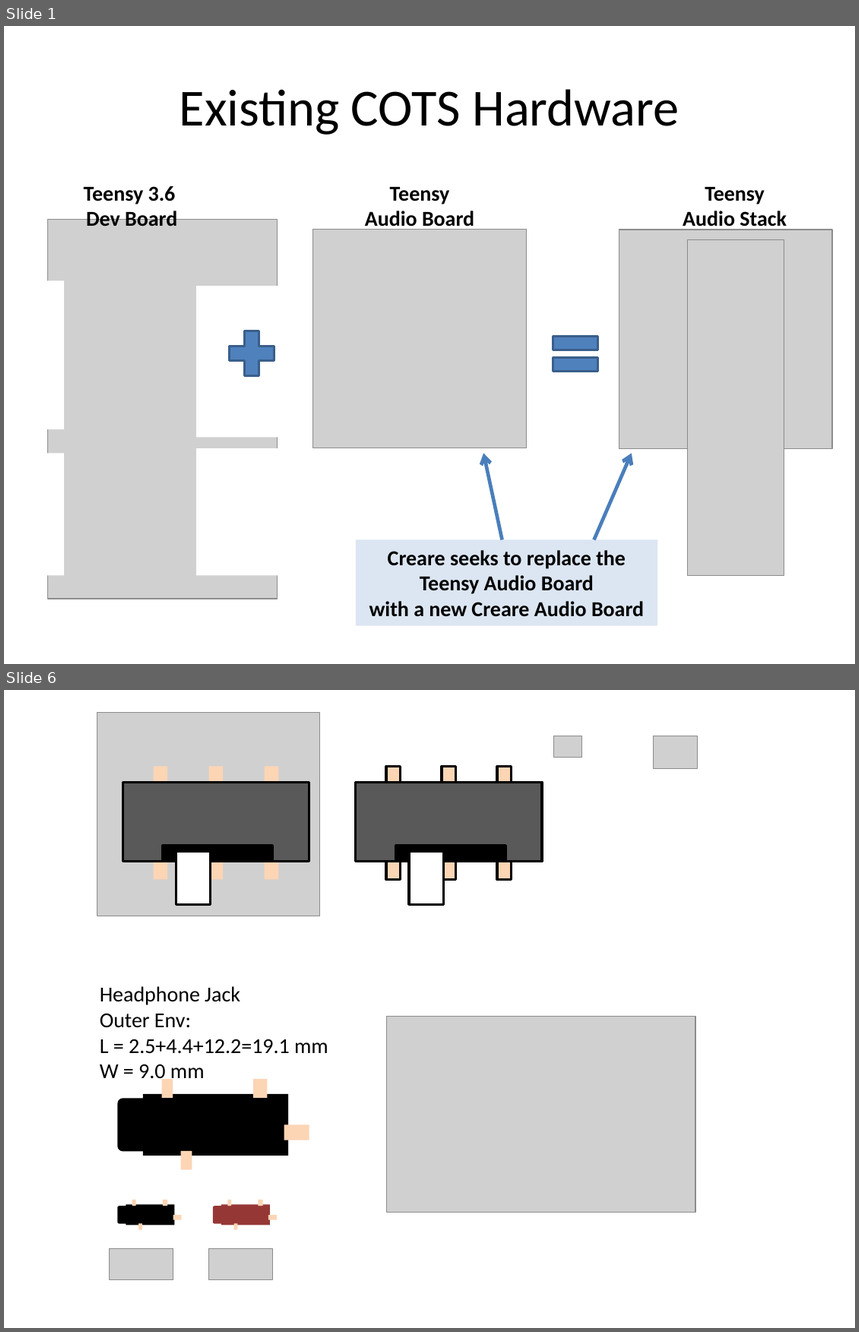
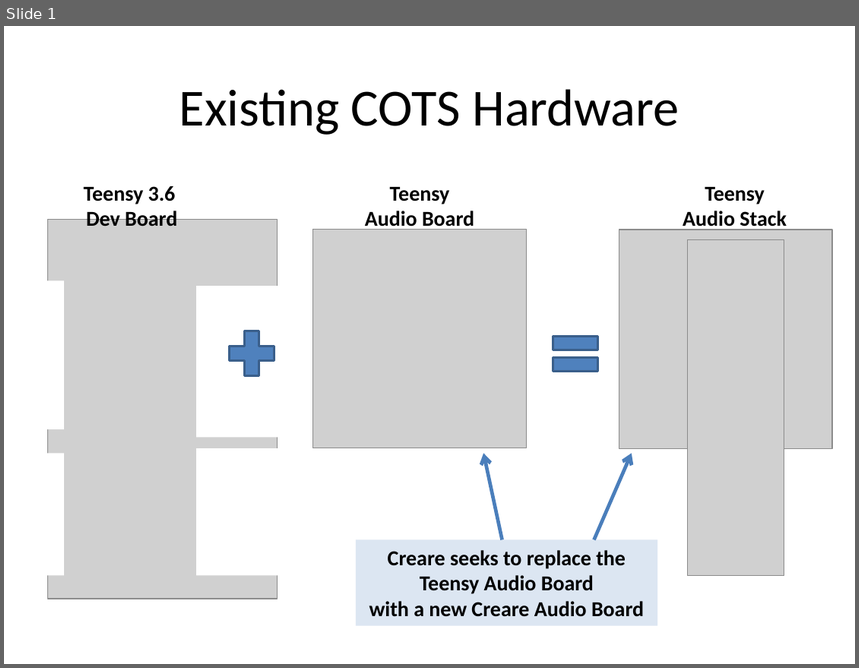
Before and after one commit to chipaudette/OpenAudio, a slide deck: Hardware/Tympan A Board/Notional Layout of Creare Audio Board.pptx. Shown one above the other, each under a label of ours: slides 1 and 6 before the commit, slide 1 after it; the slides between them are not shown. The pictures are 859x1332 and 859x668 pixels, drawn with LibreOffice and Linux fonts; fonts in the diff are those of the drawing; grey boxes stand for pictures. Boxes give left, top, right and bottom in pixels: in the first picture for what was removed or moved away, otherwise in the second. Text is boxed around its words. In the diff, an @@ line names an element or a change of style, - is before the commit and + after.

```diff
--- a/Hardware/Tympan A Board/Notional Layout of Creare Audio Board.pptx
+++ b/Hardware/Tympan A Board/Notional Layout of Creare Audio Board.pptx
@@ slide 6 removed at <box>4,690,855,1328</box>, background #FFFFFF @@
@@ picture removed at <box>97,712,320,916</box> @@
@@ picture removed at <box>554,736,582,757</box> @@
@@ picture removed at <box>654,736,697,768</box> @@
@@ group removed at <box>123,767,310,904</box>: 9 rectangles @@
@@ group removed at <box>356,767,542,904</box>: 9 rectangles @@
@@ text removed at <box>100,986,329,1084</box> @@
-Headphone Jack
-Outer Env:
-L = 2.5+4.4+12.2=19.1 mm
-W = 9.0 mm
@@ picture removed at <box>386,1016,695,1213</box> @@
@@ group removed at <box>117,1079,310,1170</box>: 5 rectangles, 1 rounded rectangle @@
@@ group removed at <box>117,1200,182,1230</box>: 5 rectangles, 1 rounded rectangle @@
@@ group removed at <box>212,1200,278,1230</box>: 5 rectangles, 1 rounded rectangle @@
@@ picture removed at <box>109,1249,173,1280</box> @@
@@ picture removed at <box>208,1249,272,1280</box> @@
```
Also in this commit, not shown: 1 slide changed, 3 other slides removed, 3 other files.
